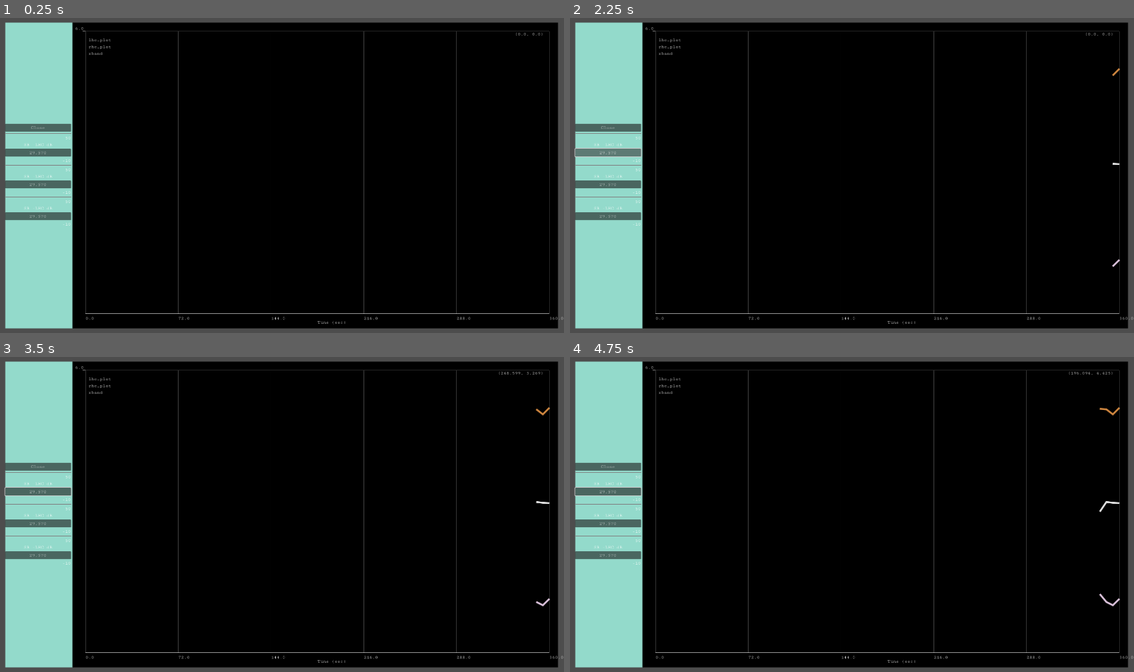
Above: before the commit, frames 1-4 (two rows, left to right).
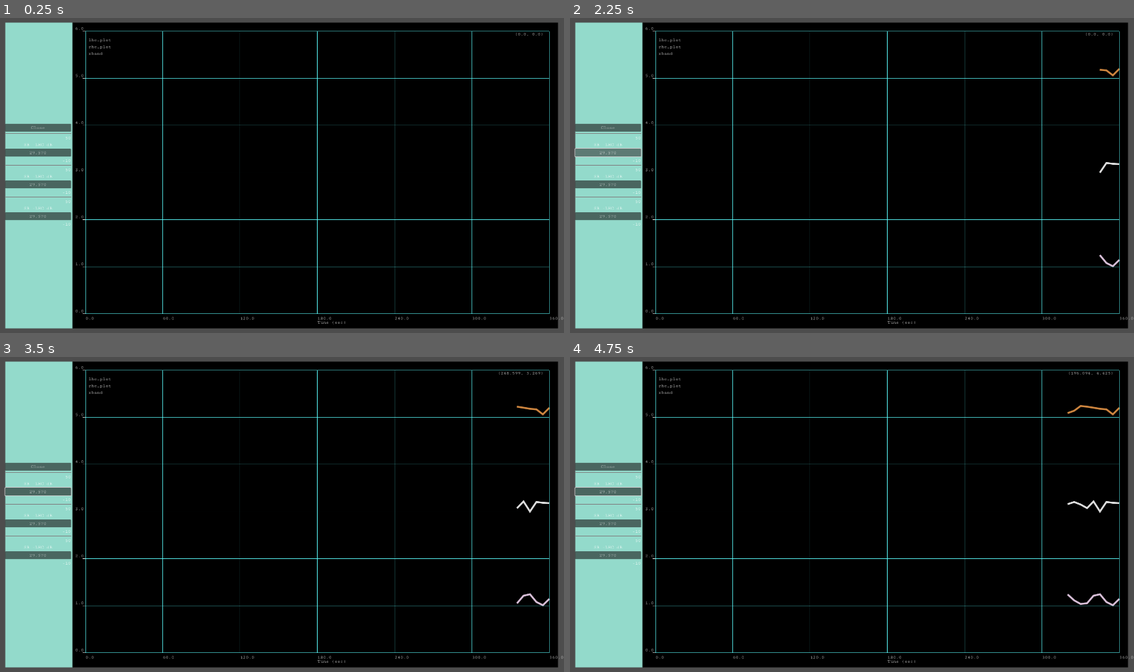
Above: after the commit, the same moments.

Repository: asfadmin/antenna-museum-exhibit
Game: Godot game, scene res://PlotControl.tscn
The game is run twice, just before and just after one commit, with the same random seed, the same clock (stepped at 60 frames per second) and the same inputs. This scene is started directly instead of the project's main scene.
Inputs (mouse positions are in pixels of both pictures, inside the frame that each line leads up to):
- Up to frame 1 (0.25 s): no input
- Up to frame 2 (2.25 s): click "29.570" at 0.5 s; click "29.570" at 1.25 s; click "29.570" at 2 s
- Up to frame 3 (3.5 s): move the mouse to (406, 498) at 2.77 s; click (406, 498) at 2.92 s
- Up to frame 4 (4.75 s): tap Enter at 3.5 s; drag from (739, 530) to (823, 577) at 3.52 s; tap Space at 4.25 s; move the mouse to (908, 445) at 4.27 s; click (908, 445) at 4.42 s

The runs differ from the first frame. In frame 1, 2.2% of the frame differs, in the area x 13-98%, y 4-96%; in frame 2, 2.3%; in frame 3, 2.3%; in frame 4, 2.4%.

Commit message:
feat: Update default values on plot control scene

Diff:
--- a/exhibit-frontend/PlotControl.tscn
+++ b/exhibit-frontend/PlotControl.tscn
@@ -120,11 +120,16 @@
 x_max = 360.0
 x_label = "Time (sec)"
 show_x_ticks = false
+x_step = 60
 y_max = 6.0
+y_step = 1
 grid_horizontal_visible = true
+grid_horizontal_color = Color(0.364706, 1, 1, 1)
 grid_vertical_visible = true
+grid_vertical_color = Color(0.364706, 1, 1, 1)
 
 [node name="Timer" type="Timer" parent="."]
+wait_time = 0.5
 autostart = true
 
 [connection signal="timeout" from="Timer" to="." method="_on_timer_timeout"]
